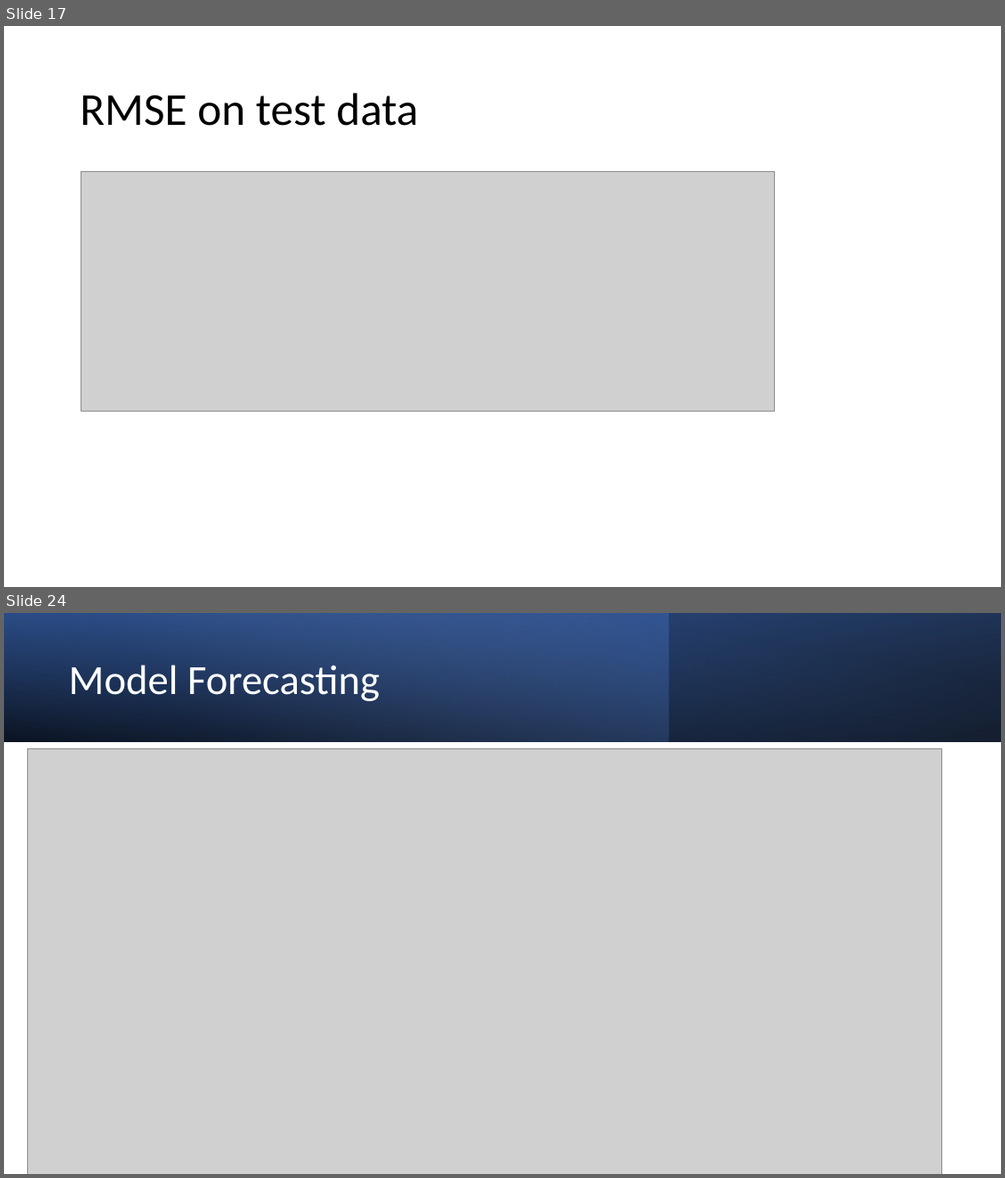
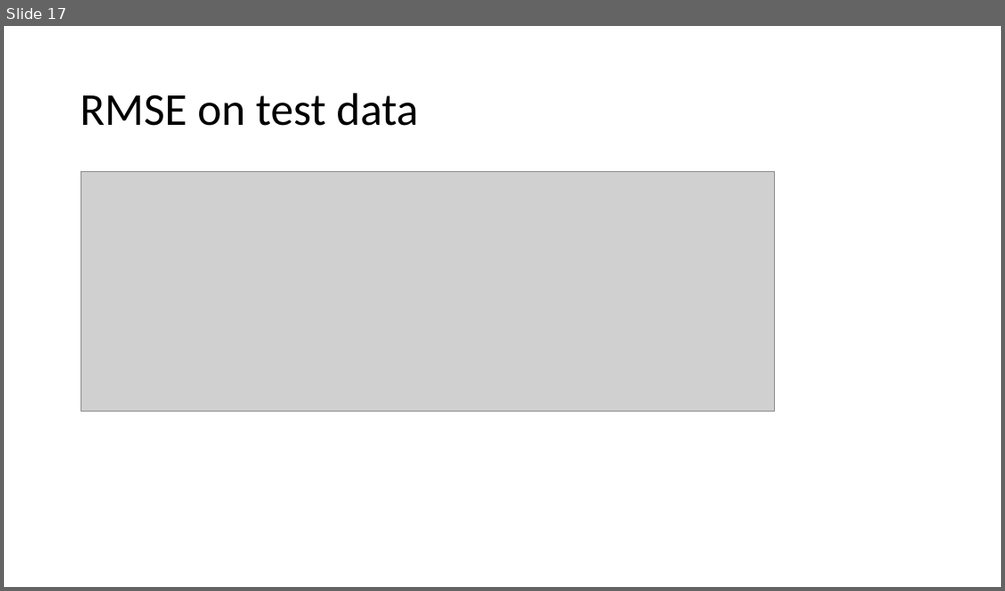
Before and after one commit to raidharmender/MultiVarTSPred, a slide deck: Multivar TS analysis and prediction.pptx. Shown one above the other, each under a label of ours: slides 17 and 24 before the commit, slide 17 after it; the slides between them are not shown. The pictures are 1005x1178 and 1005x591 pixels, drawn with LibreOffice and Linux fonts; fonts in the diff are those of the drawing; grey boxes stand for pictures. Boxes give left, top, right and bottom in pixels: in the first picture for what was removed or moved away, otherwise in the second. Text is boxed around its words. In the diff, an @@ line names an element or a change of style, - is before the commit and + after.

```diff
--- a/Multivar TS analysis and prediction.pptx
+++ b/Multivar TS analysis and prediction.pptx
@@ slide 24 removed at [4, 613, 1001, 1174], background #FFFFFF @@
@@ rectangle removed at [4, 613, 1001, 742] @@
@@ rectangle removed at [4, 613, 669, 742] @@
@@ rectangle removed at [4, 613, 1001, 742] @@
@@ title removed at [69, 665, 380, 701] @@
-Model Forecasting
@@ picture removed at [27, 748, 942, 1174] @@
```
Also in this commit, not shown: 1 slide added, 6 other slides removed.
